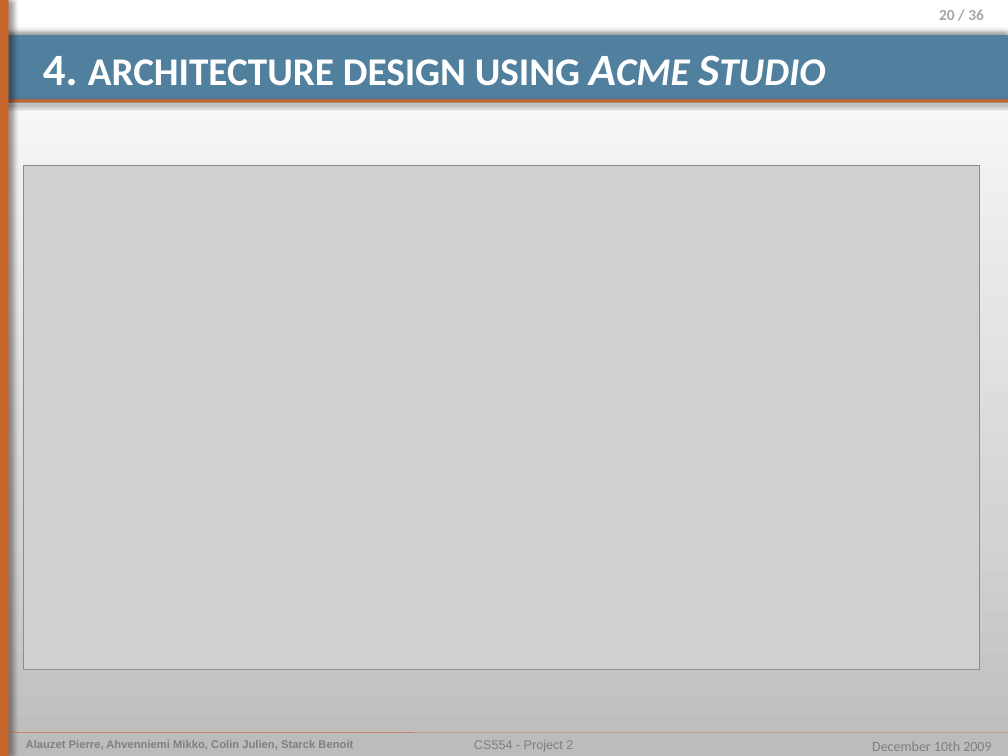
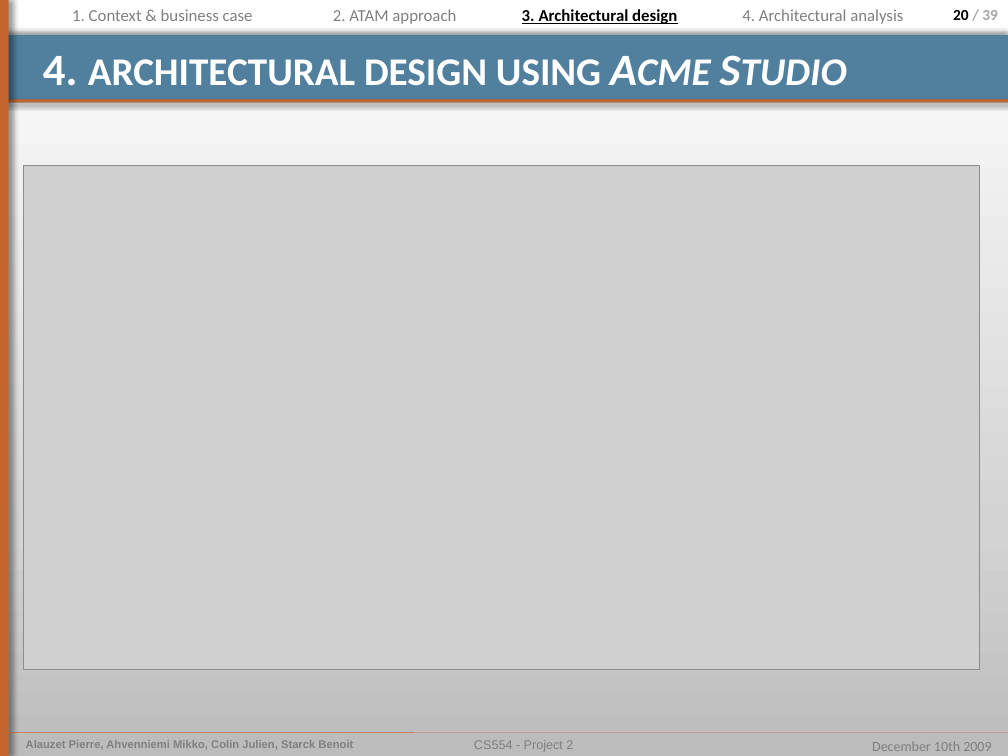
Before and after one commit to pierrealauzet/euroteam, a slide deck: slide 20 of Project 2/PartFinal/CS554_EuroTeam_Project2_Final.pptx. Drawn at 1008x756 pixels with LibreOffice and Linux fonts; fonts in the diff are those of the drawing; grey boxes stand for pictures. Boxes give left, top, right and bottom in pixels: in the first picture for what was removed or moved away, otherwise in the second. Text is boxed around its words. In the diff, an @@ line names an element or a change of style, - is before the commit and + after.

```diff
--- a/Project 2/PartFinal/CS554_EuroTeam_Project2_Final.pptx
+++ b/Project 2/PartFinal/CS554_EuroTeam_Project2_Final.pptx
@@ text added at (72, 9, 253, 21), 12 pt, text #808080 @@
+1. Context & business case
@@ text added at (333, 9, 456, 24), 12 pt, text #808080 @@
+2. ATAM approach
@@ text added at (522, 9, 677, 24), 12 pt, text #000000, bold, underline @@
+3. Architectural design
@@ text added at (742, 9, 903, 24), 12 pt, text #808080 @@
+4. Architectural analysis
@@ page number at (953, 10, 998, 20): text changed @@
-20 / 36
+20 / 39
@@ title at (43, 56, 601, 86): text changed @@
-4. ARCHITECTURE DESIGN USING ACME STUDIO
+4. ARCHITECTURAL DESIGN USING ACME STUDIO
```
Also in this commit, not shown: 32 other slides changed, 1 slide removed.
